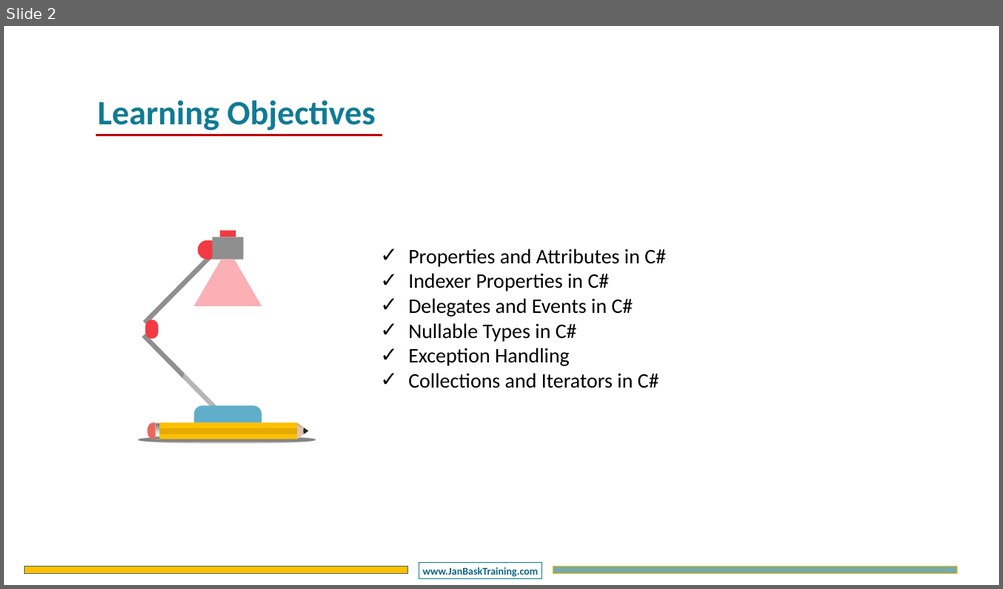
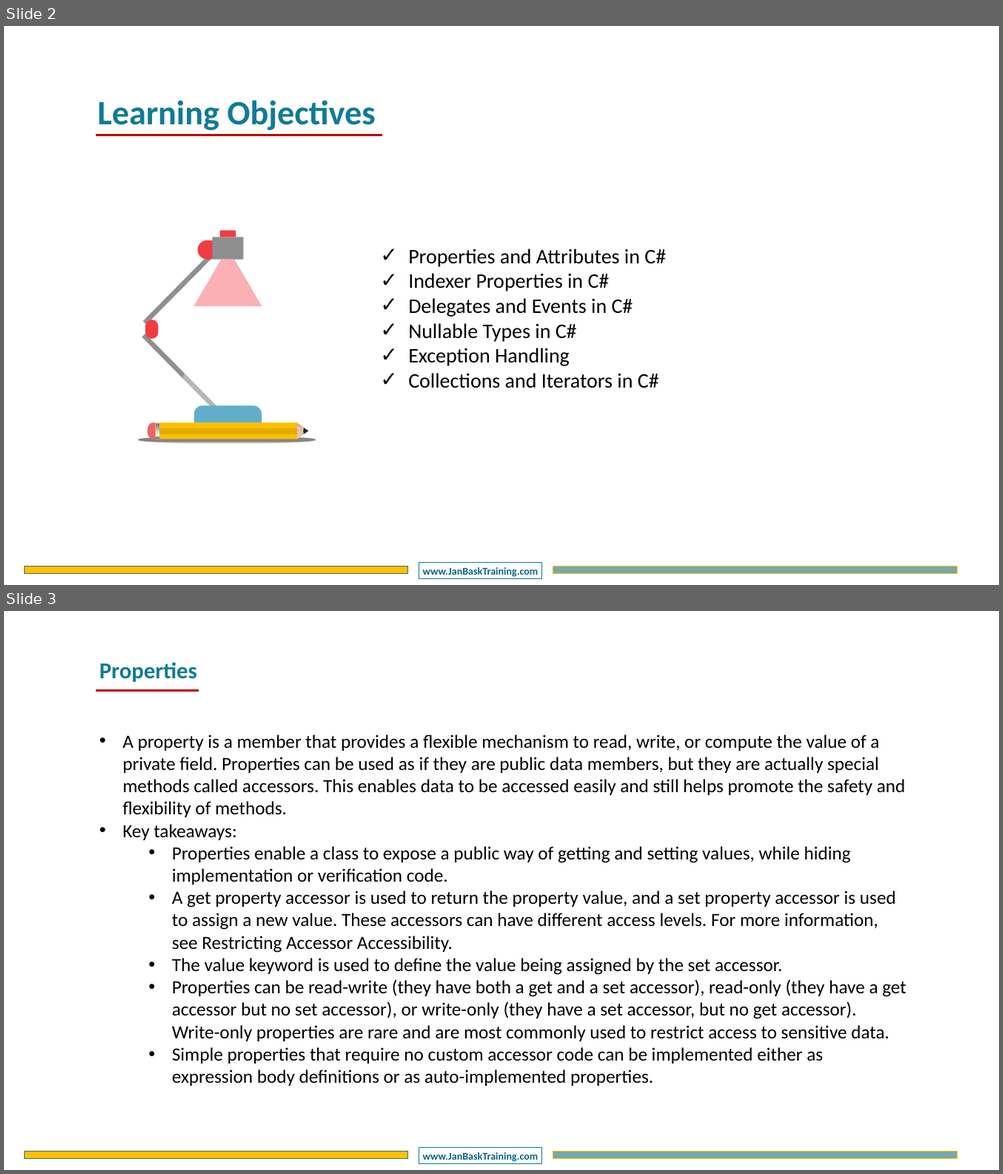
Before and after one commit to DotNetTraining/DotNetEssentials, a slide deck: slides/OOPC/OOPC - Chapter3.pptx. Shown one above the other, each under a label of ours: slide 2 before the commit, slides 2 and 3 after it. The pictures are 1003x589 and 1003x1174 pixels, drawn with LibreOffice and Linux fonts; fonts in the diff are those of the drawing; background and template pictures are left out. Boxes give left, top, right and bottom in pixels: in the first picture for what was removed or moved away, otherwise in the second. Text is boxed around its words. In the diff, an @@ line names an element or a change of style, - is before the commit and + after.

```diff
--- a/slides/OOPC/OOPC - Chapter3.pptx
+++ b/slides/OOPC/OOPC - Chapter3.pptx
@@ slide 3 added at (4, 611, 999, 1170), background #FFFFFF; not listed: 3 template elements that a slide beside it also shows @@
@@ text added at (99, 662, 197, 682), 44 pt, text #107B94, bold @@
+Properties
@@ line added from (96, 691) to (199, 691), #C00000 4.5 pt @@
@@ text added at (122, 735, 905, 1086), 36 pt, text #000000 @@
+• A property is a member that provides a flexible mechanism to read, write, or compute the value of a private field. Properties can be used as if they are public data members, but they are actually special methods called accessors. This enables data to be accessed easily and still helps promote the safety and flexibility of methods.
+• Key takeaways:
+  • Properties enable a class to expose a public way of getting and setting values, while hiding implementation or verification code.
+  • A get property accessor is used to return the property value, and a set property accessor is used to assign a new value. These accessors can have different access levels. For more information, see Restricting Accessor Accessibility.
+  • The value keyword is used to define the value being assigned by the set accessor.
+  • Properties can be read-write (they have both a get and a set accessor), read-only (they have a get accessor but no set accessor), or write-only (they have a set accessor, but no get accessor). Write-only properties are rare and are most commonly used to restrict access to sensitive data.
+  • Simple properties that require no custom accessor code can be implemented either as expression body definitions or as auto-implemented properties.
```
Also in this commit, not shown: 1 slide changed, 16 other slides added, 1 slide removed, 14 other files.
